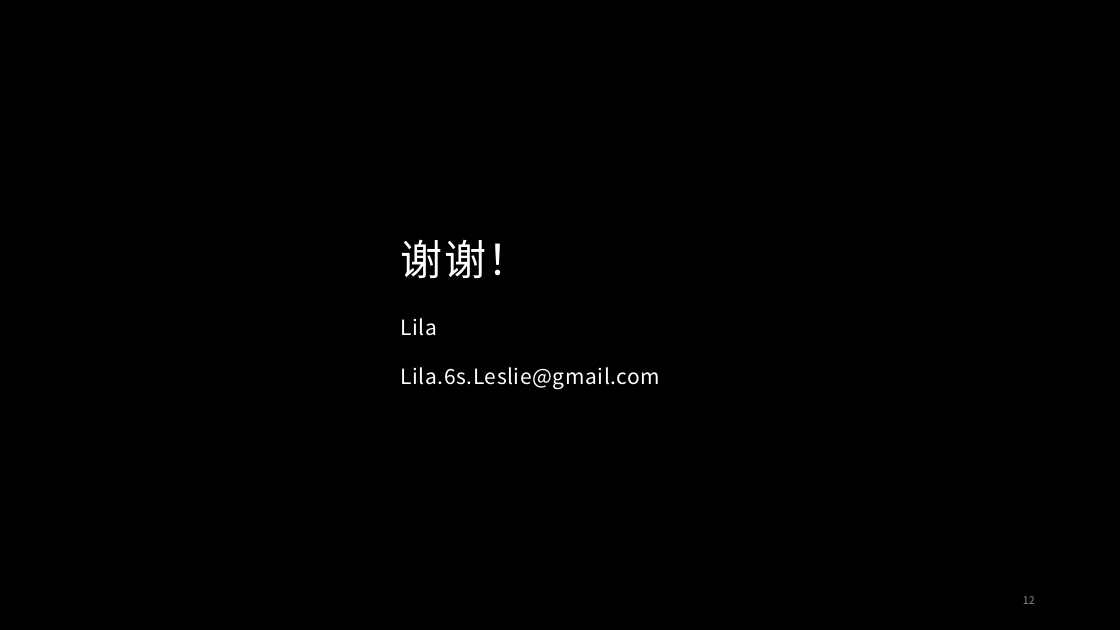
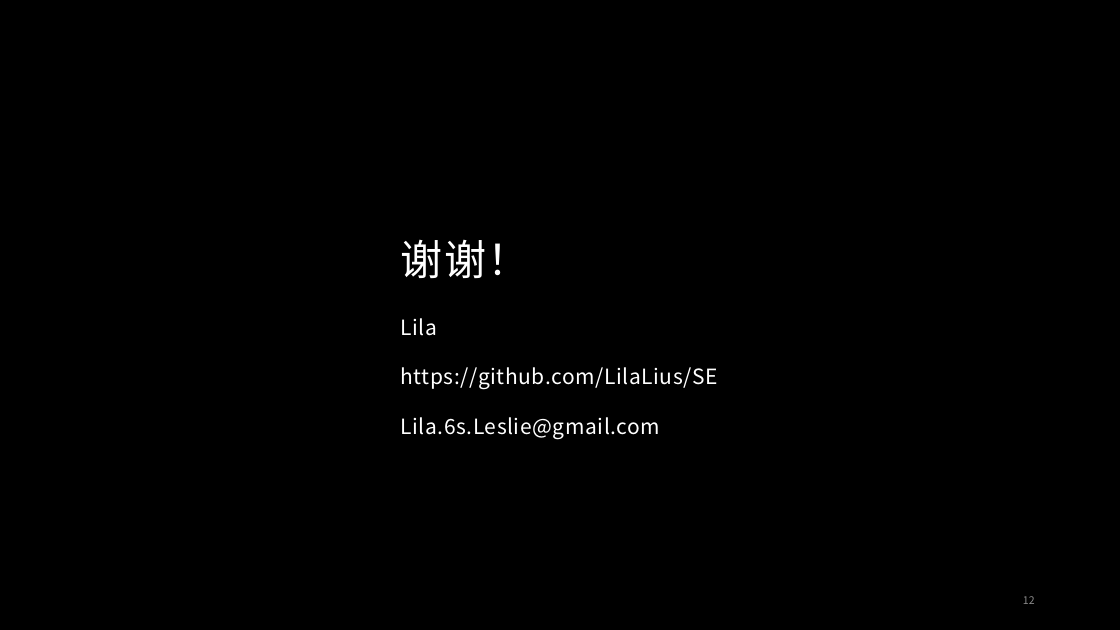
Before and after one commit to LilaLius/SE, a slide deck: slide 12 of e3/大学考试系统.pptx. Drawn at 1120x630 pixels with LibreOffice and Linux fonts; fonts in the diff are those of the drawing; background and template pictures are left out. Boxes give left, top, right and bottom in pixels: in the first picture for what was removed or moved away, otherwise in the second. Text is boxed around its words. In the diff, an @@ line names an element or a change of style, - is before the commit and + after.

```diff
--- a/e3/大学考试系统.pptx
+++ b/e3/大学考试系统.pptx
@@ subtitle at (x1=400, y1=367, x2=717, y2=389): paragraph added @@
+https://github.com/LilaLius/SE
```
Also in this commit, not shown: 2 other files.
